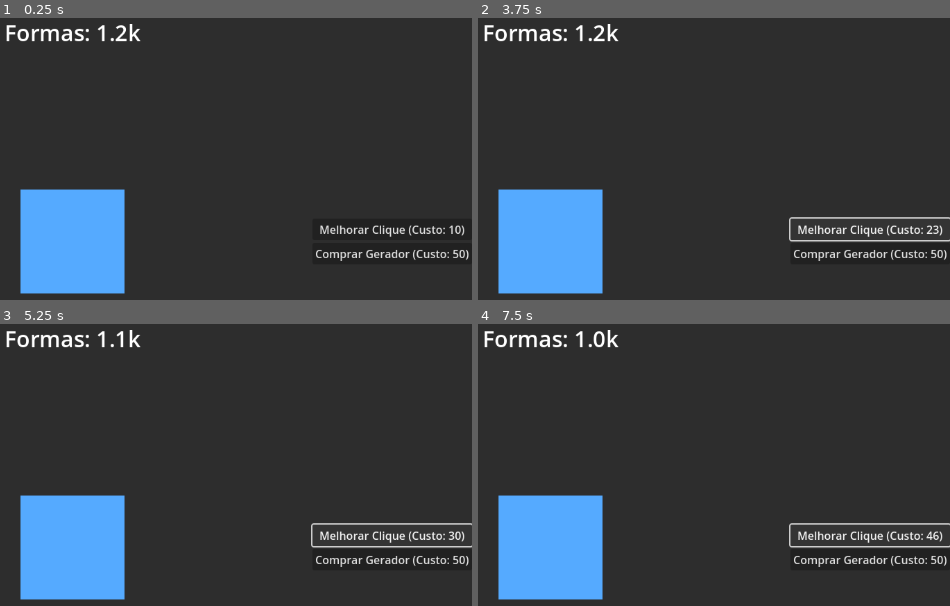
Above: before the commit, frames 1-4 (two rows, left to right).
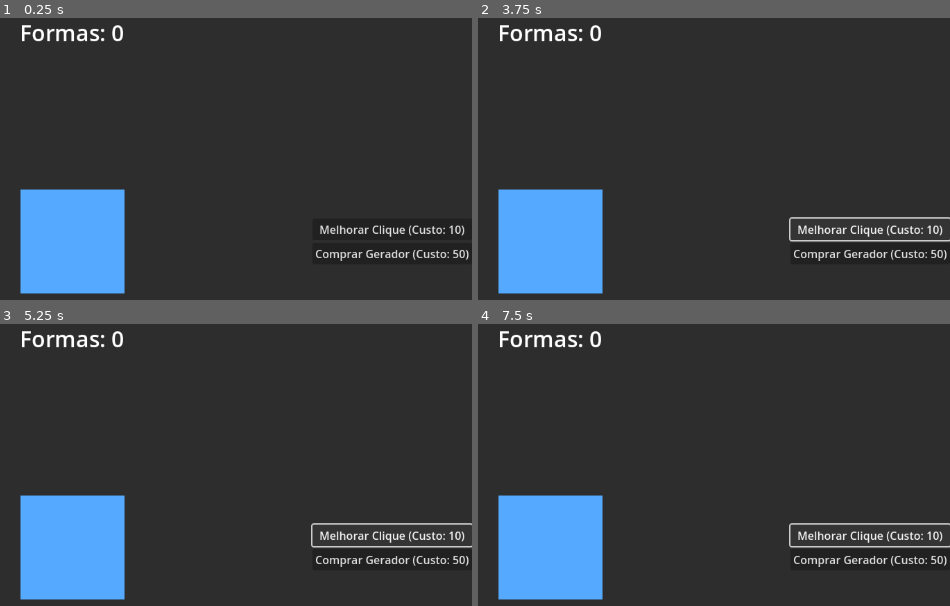
Above: after the commit, the same moments.

Repository: barrigaverd/Repositorio-do-jogo-feito-no-livro---Fabrica-de-Formas-Idle
Game: Godot game, scene res://mundo.tscn
Two runs of this game, one before a commit and one after it. Both use one fixed random seed, a clock stepped at 60 frames per second and the inputs below.
Inputs:
- Up to frame 1 (0.25 s): no input
- Up to frame 2 (3.75 s): click "Melhorar Clique (Custo: 10)" at 0.5 s; click "Melhorar Clique (Custo: 13)" (after the commit: "Melhorar Clique (Custo: 10)") at 1.25 s; click "Melhorar Clique (Custo: 15)" (after the commit: "Melhorar Clique (Custo: 10)") at 2 s; click "Melhorar Clique (Custo: 17)" (after the commit: "Melhorar Clique (Custo: 10)") at 2.75 s; click "Melhorar Clique (Custo: 20)" (after the commit: "Melhorar Clique (Custo: 10)") at 3.5 s
- Up to frame 3 (5.25 s): click "Melhorar Clique (Custo: 23)" (after the commit: "Melhorar Clique (Custo: 10)") at 4.25 s; click "Melhorar Clique (Custo: 26)" (after the commit: "Melhorar Clique (Custo: 10)") at 5 s
- Up to frame 4 (7.5 s): click "Melhorar Clique (Custo: 30)" (after the commit: "Melhorar Clique (Custo: 10)") at 5.75 s; click "Melhorar Clique (Custo: 35)" (after the commit: "Melhorar Clique (Custo: 10)") at 6.5 s; click "Melhorar Clique (Custo: 40)" (after the commit: "Melhorar Clique (Custo: 10)") at 7.25 s

The runs differ from the first frame. In frame 1, 0.8% of the frame differs, in the area x 1-30%, y 2-9%; in frame 2, 0.9%; in frame 3, 0.8%; in frame 4, 0.9%, in the area x 1-98%, y 2-77%.

Commit message:
Feito Capitulo 11 indo para o 12

Diff:
--- a/mundo.gd
+++ b/mundo.gd
@@ -1,4 +1,6 @@
 extends Node2D
+
+const CAMINHO_SALVAMENTO = "user://progresso.cfg"
 
 const SUFIXOS = ["", "k", "M", "B", "T", "Qa", "Qi"] # Adicione quantos quiser!
 
@@ -30,8 +32,7 @@
 
 # Esta função é chamada automaticamente uma vez quando o jogo começa.
 func _ready():
-	# ... (linhas do print) ...
-	formas_totais = 1250 # Linha de teste!
+	carregar_jogo()
 	atualizar_interface()
 
 func _on_gerador_principal_gui_input(evento):
@@ -100,3 +101,52 @@
 	# Retorna o número final formatado com uma casa decimal e o sufixo correto.
 	# Ex: "12.5" + "k" -> "12.5k"
 	return "%.1f%s" % [numero_formatado, SUFIXOS[indice_sufixo]]
+
+func salvar_jogo():
+	print("Salvando o jogo...")
+	# Cria um novo objeto ConfigFile em memória.
+	var arquivo_de_salvamento = ConfigFile.new()
+
+	# Guarda os valores nas seções desejadas.
+	# set_value(seção, chave, valor)
+	arquivo_de_salvamento.set_value("Jogador", "formas_totais", formas_totais)
+	arquivo_de_salvamento.set_value("UpgradeClique", "nivel", upgrade_clique.nivel)
+	arquivo_de_salvamento.set_value("GeradorTipo1", "quantidade", gerador_tipo_1.quantidade)
+
+	# Escreve os dados da memória para o arquivo no disco.
+	var erro = arquivo_de_salvamento.save(CAMINHO_SALVAMENTO)
+
+	# Verificação de erro opcional, mas boa prática.
+	if erro != OK:
+		print("Ocorreu um erro ao salvar o jogo!")
+
+func carregar_jogo():
+	var arquivo_de_salvamento = ConfigFile.new()
+
+	# Primeiro, verifica se o arquivo de salvamento realmente existe.
+	if not FileAccess.file_exists(CAMINHO_SALVAMENTO):
+		print("Nenhum jogo salvo encontrado.")
+		return # Encerra a função se não houver arquivo.
+
+	# Carrega o arquivo do disco para a memória.
+	var erro = arquivo_de_salvamento.load(CAMINHO_SALVAMENTO)
+	if erro != OK:
+		print("Ocorreu um erro ao carregar o jogo!")
+		return
+
+	# Pega os valores do arquivo e os atribui às nossas variáveis.
+	# get_value(seção, chave, valor_padrao_caso_nao_encontre)
+	formas_totais = arquivo_de_salvamento.get_value("Jogador", "formas_totais", 0)
+	upgrade_clique.nivel = arquivo_de_salvamento.get_value("UpgradeClique", "nivel", 1)
+	gerador_tipo_1.quantidade = arquivo_de_salvamento.get_value("GeradorTipo1", "quantidade", 0)
+
+	# --- Passo Crítico: Recalcular Dados Derivados ---
+	# Com os níveis e quantidades carregados, recalculamos os custos atuais.
+	upgrade_clique.custo_atual = floor(upgrade_clique.custo_base * pow(upgrade_clique.fator_de_custo, upgrade_clique.nivel))
+	gerador_tipo_1.custo_atual = floor(gerador_tipo_1.custo_base * pow(gerador_tipo_1.fator_de_custo, gerador_tipo_1.quantidade))
+
+	print("Jogo carregado com sucesso!")
+
+func _notification(what):
+	if what == NOTIFICATION_WM_CLOSE_REQUEST:
+		salvar_jogo()
--- a/mundo.tscn
+++ b/mundo.tscn
@@ -1,6 +1,21 @@
 [gd_scene load_steps=5 format=3 uid="uid://b2s5k312re6da"]
 
 [ext_resource type="Script" uid="uid://3iyfcnvqnwxw" path="res://mundo.gd" id="1_6ba58"]
+
+[sub_resource type="Animation" id="Animation_lgngo"]
+length = 0.001
+tracks/0/type = "value"
+tracks/0/imported = false
+tracks/0/enabled = true
+tracks/0/path = NodePath(".:scale")
+tracks/0/interp = 1
+tracks/0/loop_wrap = true
+tracks/0/keys = {
+"times": PackedFloat32Array(0),
+"transitions": PackedFloat32Array(1),
+"update": 0,
+"values": [Vector2(1, 1)]
+}
 
 [sub_resource type="Animation" id="Animation_6ba58"]
 resource_name = "clique"
@@ -16,21 +31,6 @@
 "transitions": PackedFloat32Array(1, 1, 1),
 "update": 0,
 "values": [Vector2(1, 1), Vector2(0.9, 0.9), Vector2(1, 1)]
-}
-
-[sub_resource type="Animation" id="Animation_lgngo"]
-length = 0.001
-tracks/0/type = "value"
-tracks/0/imported = false
-tracks/0/enabled = true
-tracks/0/path = NodePath(".:scale")
-tracks/0/interp = 1
-tracks/0/loop_wrap = true
-tracks/0/keys = {
-"times": PackedFloat32Array(0),
-"transitions": PackedFloat32Array(1),
-"update": 0,
-"values": [Vector2(1, 1)]
 }
 
 [sub_resource type="AnimationLibrary" id="AnimationLibrary_fw4w5"]
